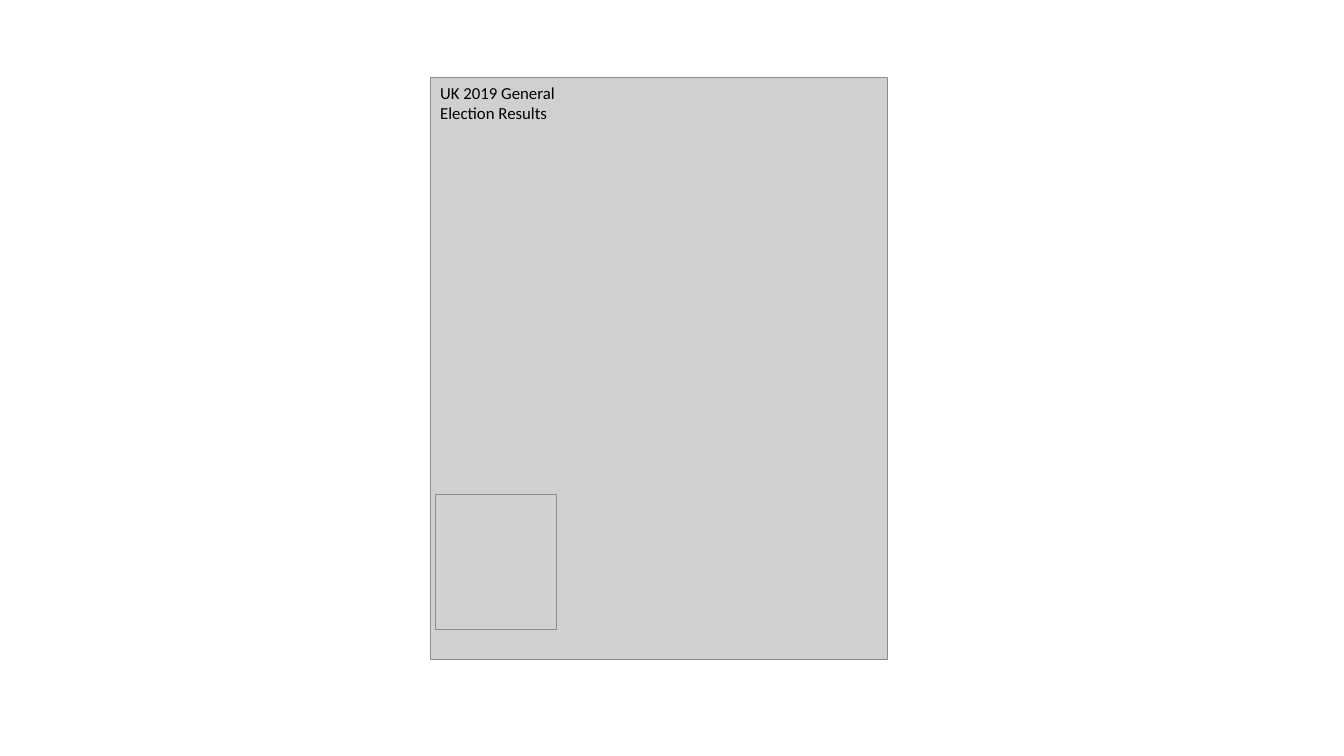
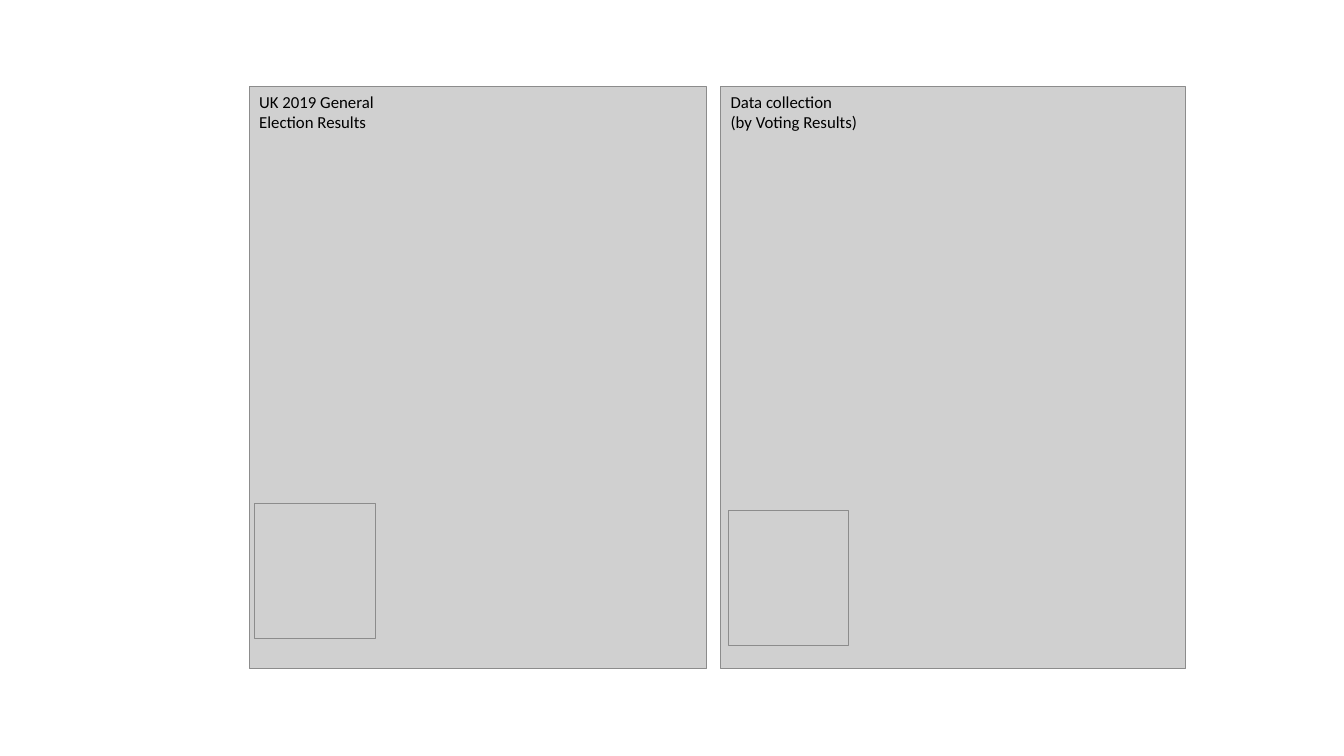
Before and after one commit to MAnalytics/Sentiment-analysis, a slide deck: slide 1 of figures/ppt.pptx. Drawn at 1344x756 pixels with LibreOffice and Linux fonts; fonts in the diff are those of the drawing; grey boxes stand for pictures. Boxes give left, top, right and bottom in pixels: in the first picture for what was removed or moved away, otherwise in the second. Text is boxed around its words. In the diff, an @@ line names an element or a change of style, - is before the commit and + after.

```diff
--- a/figures/ppt.pptx
+++ b/figures/ppt.pptx
@@ 2 pictures, 1 text: place and size @@
-2 pictures, 1 text at box(431, 78, 888, 659)
+2 pictures, 1 text at box(249, 87, 707, 668)
@@ picture added at box(721, 87, 1186, 668) @@
@@ text added at box(731, 96, 857, 131), 12 pt, text #000000 @@
+Data collection (by Voting Results)
@@ picture added at box(729, 510, 849, 645) @@
```
Also in this commit, not shown: 1 other slide changed, 1 slide added, 1 slide removed, 19 other files.
